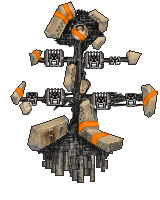
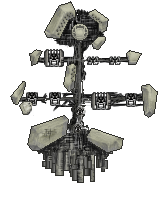
Layers edited between the first and the second 160×200 image:
hid group "Royal Skin" (18 layers) over [10, 1, 158, 183]
showed group "Original Sprite" (11 layers) over [10, 1, 158, 183]
